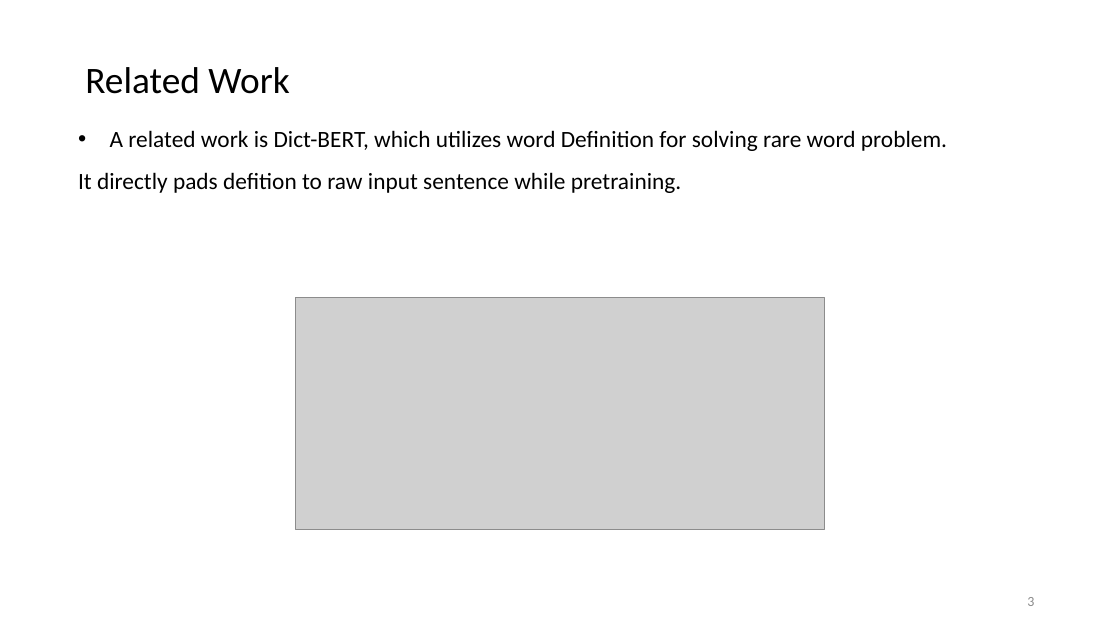
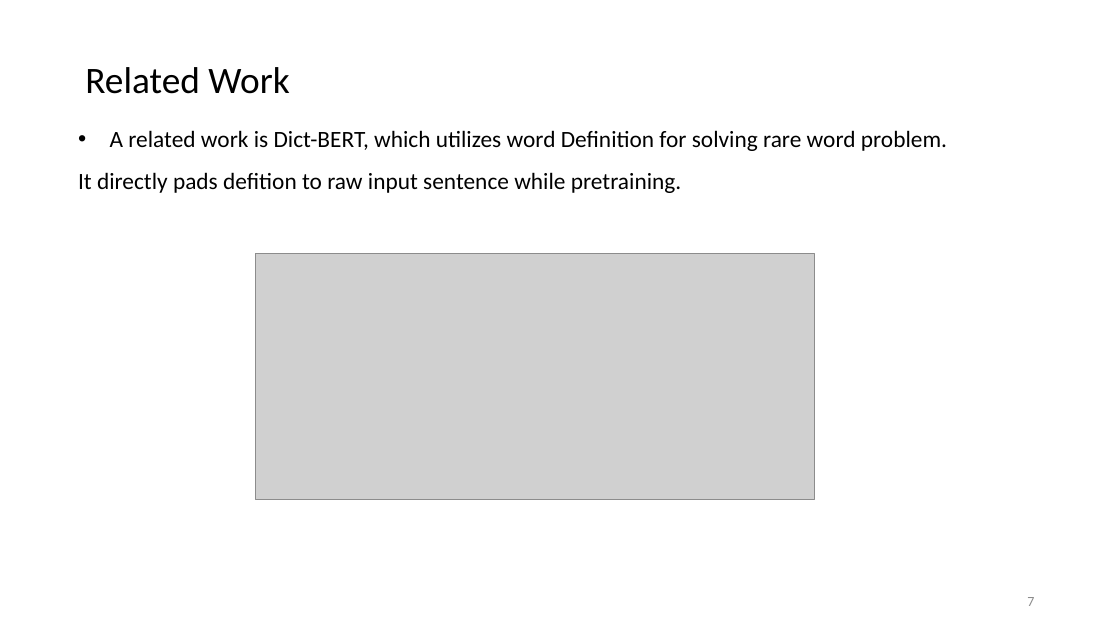
Before and after one commit to Drackyyy/Survey_slides, a slide deck: slide 7 of Pretraining with dictionaries.pptx (slide 3 before the commit). Drawn at 1120x630 pixels with LibreOffice and Linux fonts; fonts in the diff are those of the drawing; grey boxes stand for pictures. Boxes give left, top, right and bottom in pixels: in the first picture for what was removed or moved away, otherwise in the second. Text is boxed around its words. In the diff, an @@ line names an element or a change of style, - is before the commit and + after.

```diff
--- a/Pretraining with dictionaries.pptx
+++ b/Pretraining with dictionaries.pptx
@@ picture: place and size @@
-picture at (296,297,824,530)
+picture at (255,254,814,500)
@@ page number at (1027,597,1034,606): text changed @@
-3
+7
```
Also in this commit, not shown: 2 other slides changed, 3 slides added, 2 slides removed.
